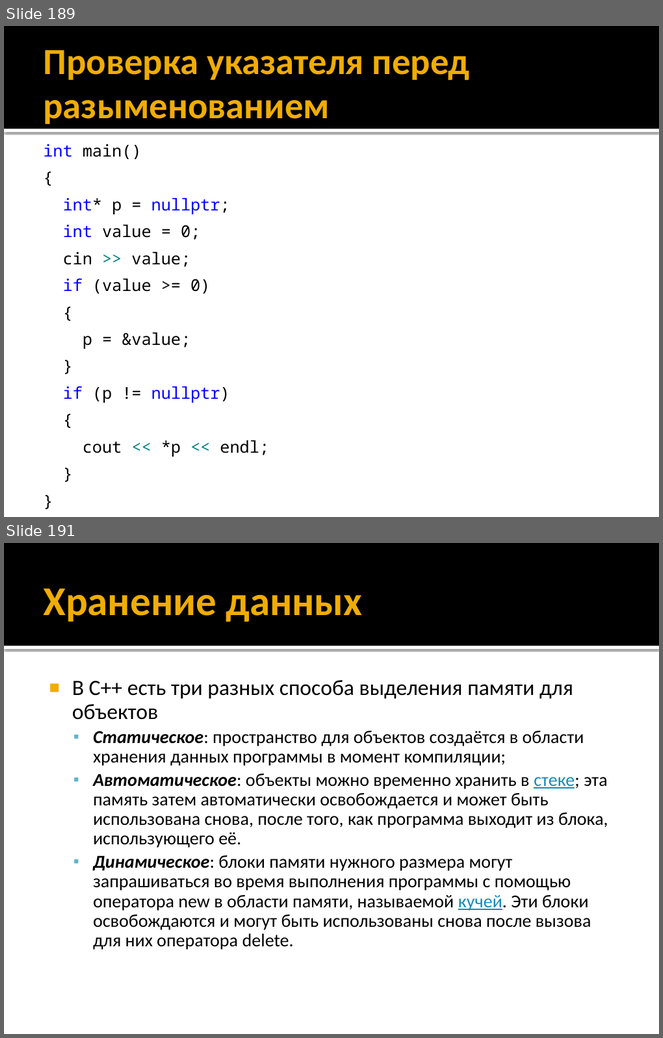
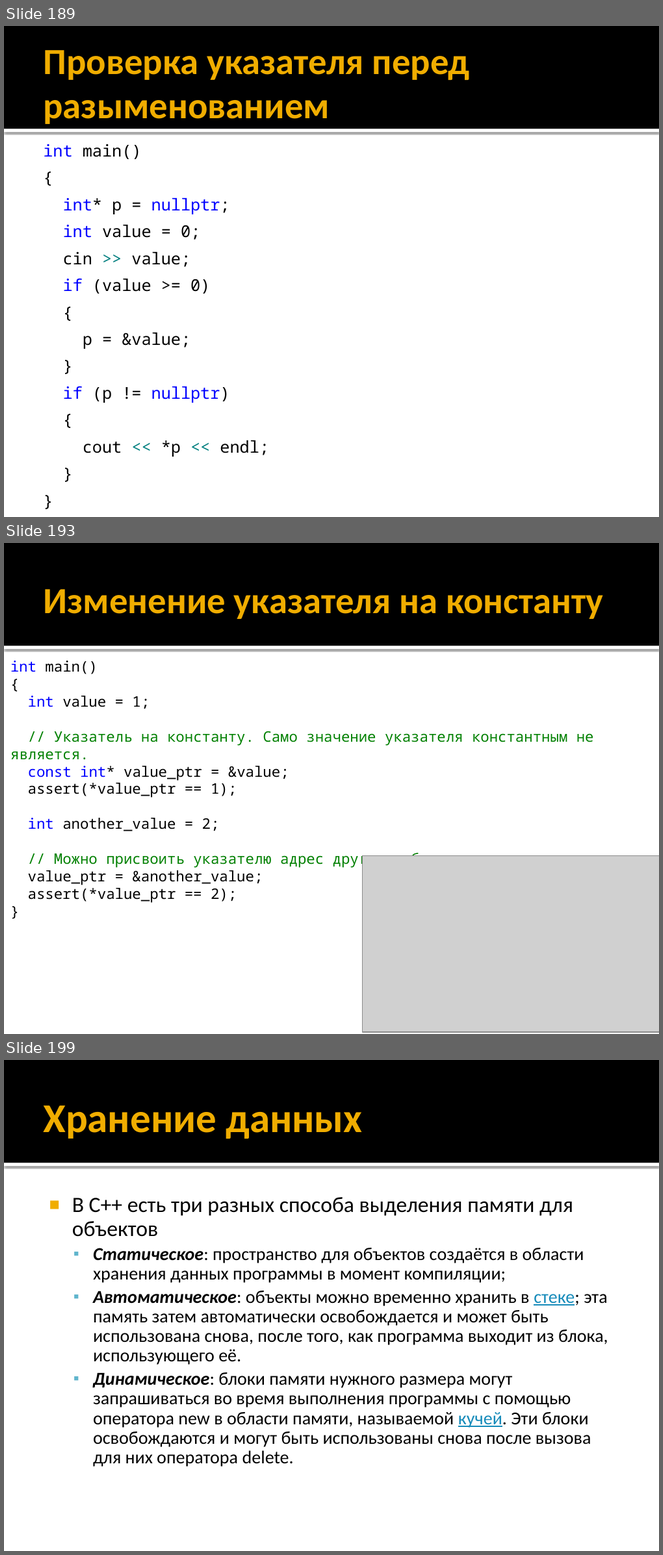
Before and after one commit to alexey-malov/oop, a slide deck: lectures/01/Синтаксис C++.pptx. Shown one above the other, each under a label of ours: slides 189 and 191 before the commit, slides 189, 193 and 199 after it; the slides between them are not shown. The pictures are 663x1038 and 663x1555 pixels, drawn with LibreOffice and Linux fonts; fonts in the diff are those of the drawing; grey boxes stand for pictures. Boxes give left, top, right and bottom in pixels: in the first picture for what was removed or moved away, otherwise in the second. Text is boxed around its words. In the diff, an @@ line names an element or a change of style, - is before the commit and + after.

```diff
--- a/lectures/01/Синтаксис C++.pptx
+++ b/lectures/01/Синтаксис C++.pptx
@@ slide 193 added at (4,543,659,1034), background #FFFFFF; not listed: 2 template elements that a slide beside it also shows @@
@@ title added at (43,589,603,619), 40.5 pt, text #F0AD00, bold @@
+Изменение указателя на константу
@@ text added at (10,661,594,902), 16 pt, text #000000 @@
+int main()
+{
+int value = 1;
+// Указатель на константу. Само значение указателя константным не является.
+const int* value_ptr = &value;
+assert(*value_ptr == 1);
+int another_value = 2;
+// Можно присвоить указателю адрес другого объекта.
+value_ptr = &another_value;
+assert(*value_ptr == 2);
+}
@@ picture added at (362,856,659,1032) @@
@@ what was slide 191 is now slide 199 @@
```
Also in this commit, not shown: 12 slides changed, 7 other slides added.
